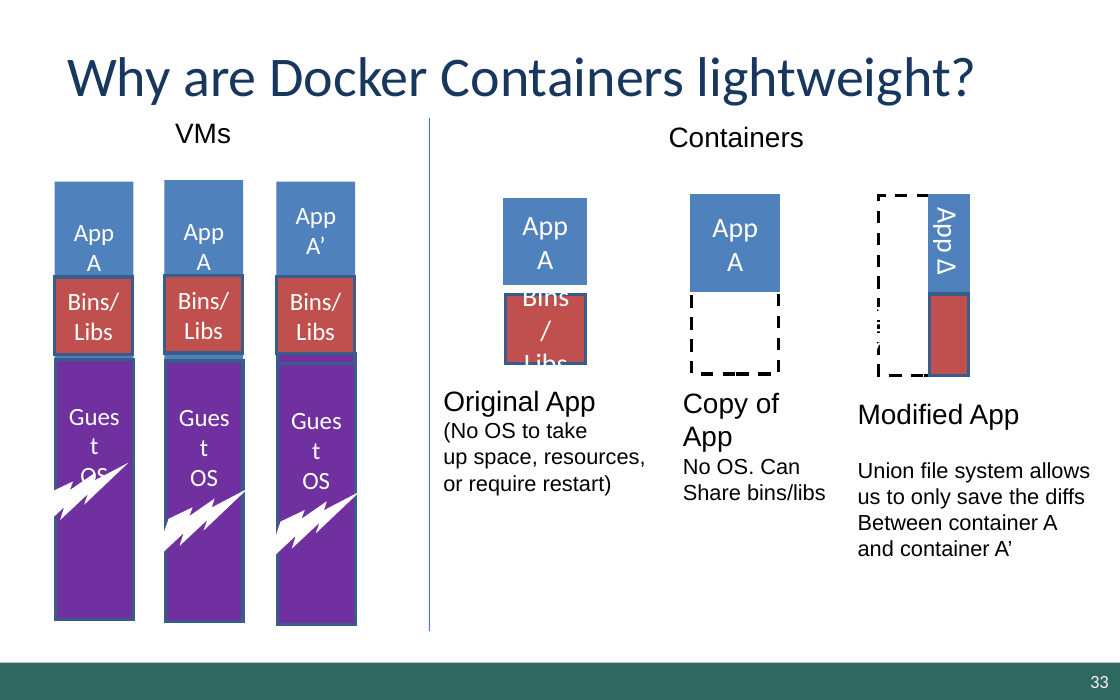
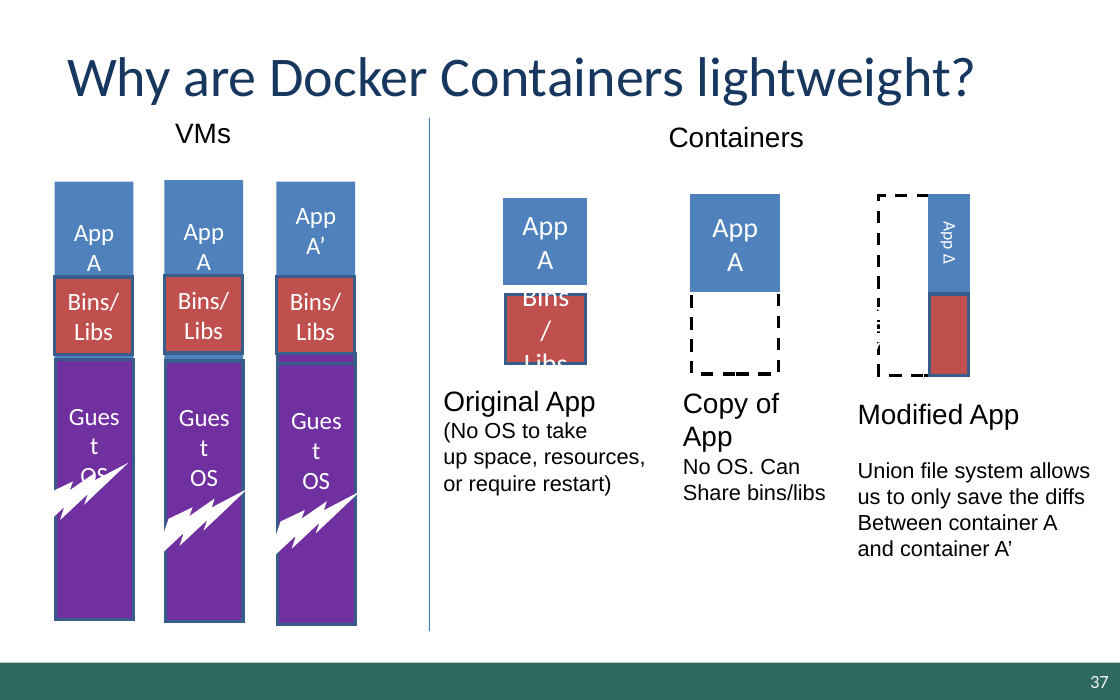
Before and after one commit to ragella/DevOps, a slide deck: slide 37 of Training_materials/Docker/Docker2.ppt (slide 33 before the commit). Drawn at 1120x700 pixels with LibreOffice and Linux fonts; fonts in the diff are those of the drawing; background and template pictures are left out. Boxes give left, top, right and bottom in pixels: in the first picture for what was removed or moved away, otherwise in the second. Text is boxed around its words. In the diff, an @@ line names an element or a change of style, - is before the commit and + after.

Commit message:
updated Docker intro slides

```diff
--- a/Training_materials/Docker/Docker2.ppt
+++ b/Training_materials/Docker/Docker2.ppt
@@ rectangle "App Δ" at box(929, 195, 968, 294): size 18 to 11.2 pt; line spacing 1 to 0.8 @@
@@ page number at box(1090, 676, 1109, 688): text changed @@
-33
+37
```
Also in this commit, not shown: 4 slides added.
